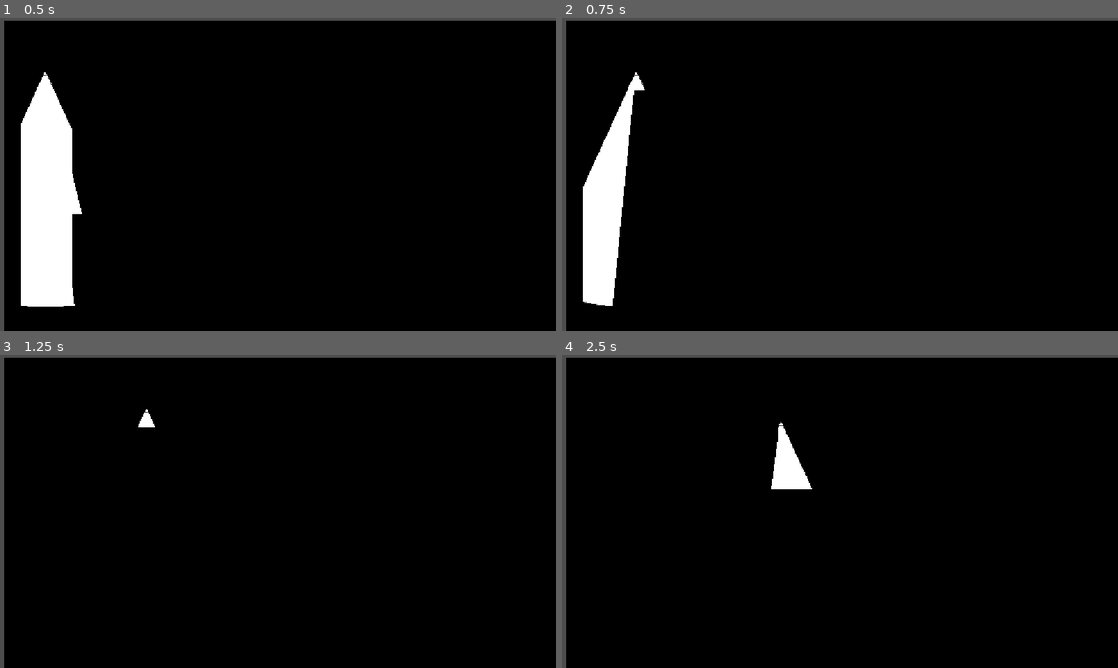
Above: before the commit, frames 1-4 (two rows, left to right).
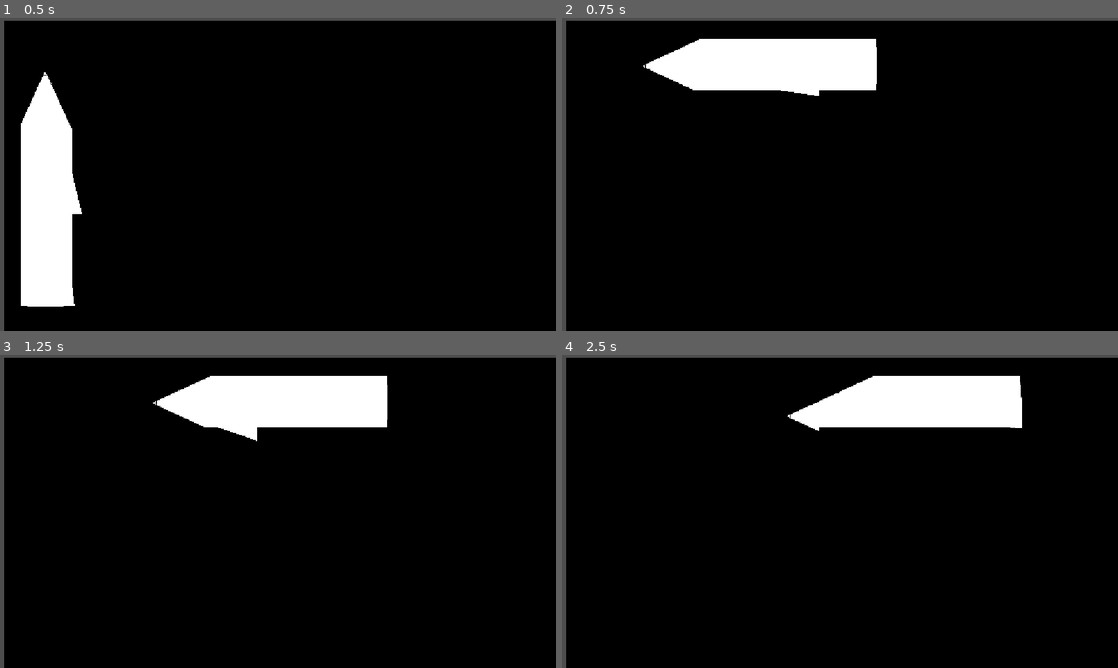
Above: after the commit, the same moments.

Repository: PauCape/a-map-will-be-useful
Game: Godot game, scene res://Scenes/Map_1.tscn
The game is run twice, just before and just after one commit, with the same random seed, the same clock (stepped at 60 frames per second) and the same inputs. The project has no main scene, so this scene is started directly.
Inputs:
- Up to frame 1 (0.5 s): no input
- Up to frame 2 (0.75 s): tap Enter at 0.5 s; hold Right (ui_right) from 0.53 s (still down)
- Up to frame 3 (1.25 s): keep holding Right (ui_right)
- Up to frame 4 (2.5 s): release Right (ui_right) at 1.28 s; hold Down (ui_down) 1.28-2.03 s; tap Space at 2 s; hold Right (ui_right) from 2.03 s (still down)

Frame 1 is identical in both runs. In frame 2, 10% of the frame differs, in the area x 3-57%, y 6-92%; in frame 3, 6.4%; in frame 4, 6.7%.

Commit message:
Cono que funciona

Diff:
--- a/Scenes/Map_1.tscn
+++ b/Scenes/Map_1.tscn
@@ -4,7 +4,7 @@
 [ext_resource type="Texture2D" uid="uid://bthowbpktbhl0" path="res://Assets/Imagenes_chustas/Cuadrado_Blanco.png" id="1_sq1f4"]
 [ext_resource type="PackedScene" uid="uid://b7siv2kt8xglh" path="res://Scenes/player.tscn" id="3_2b12q"]
 
-[node name="Node2D" type="Node2D" unique_id=1393286268]
+[node name="Node2D2" type="Node2D" unique_id=1393286268]
 
 [node name="CuadradoBlanco" type="Sprite2D" parent="." unique_id=1947764051]
 position = Vector2(732, 986.5)
--- a/Scripts/player.gd
+++ b/Scripts/player.gd
@@ -19,8 +19,8 @@
 		velocity = direction * SPEED
 		facing_direction = direction
 
-		# Apunta la luz en la dirección del movimiento
-		vision_light.rotation = facing_direction.angle()
+		# Dirección del cono corregida
+		vision_light.rotation = facing_direction.angle() - PI*1/2
 	else:
 		velocity = Vector2.ZERO
 
